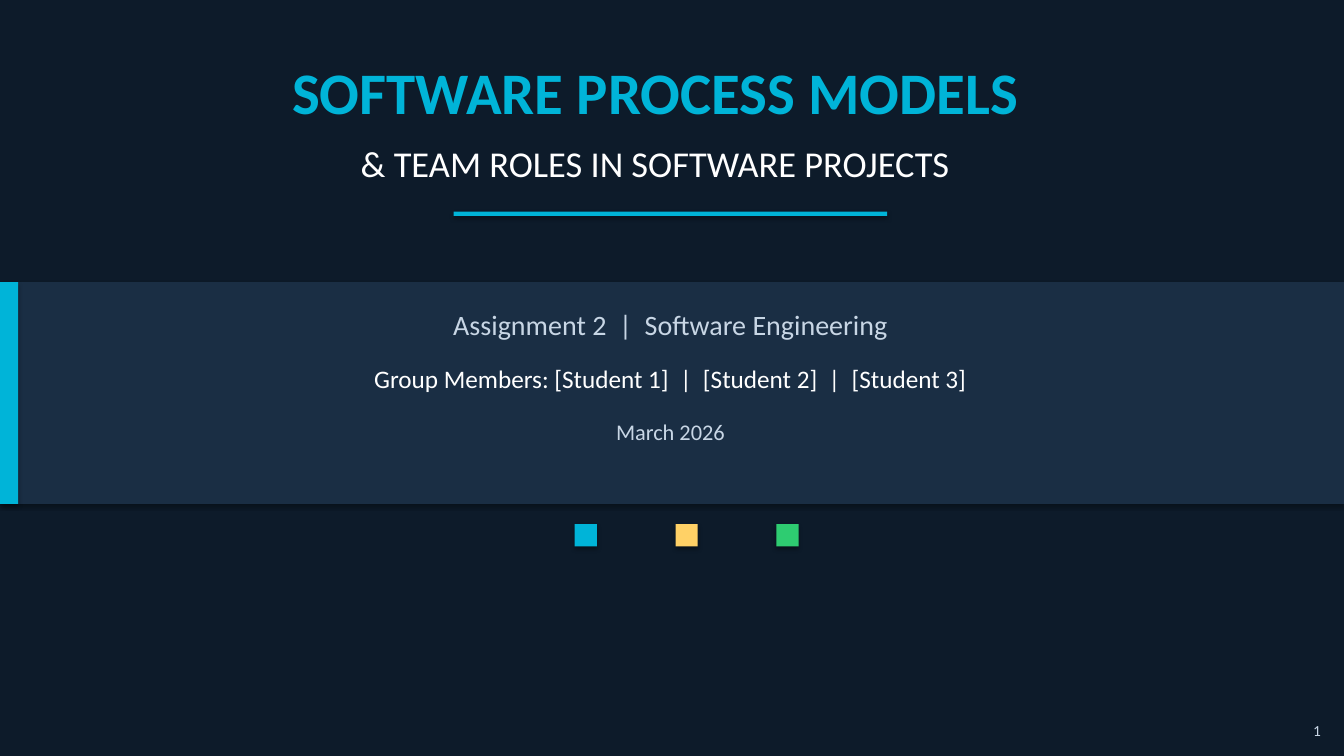
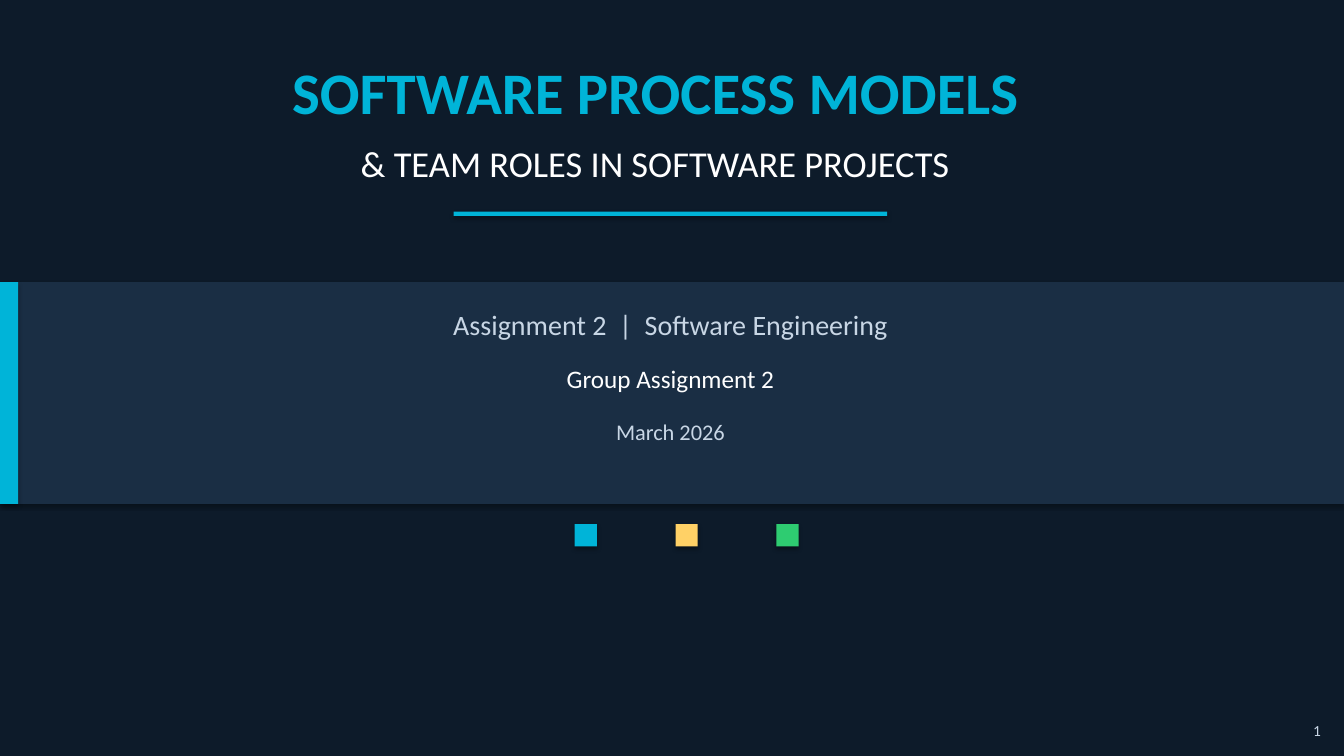
Before and after one commit to Shahzod1602/ser_assigments2, a slide deck: slide 1 of Assignment2_Presentation.pptx. Drawn at 1344x756 pixels with LibreOffice and Linux fonts; fonts in the diff are those of the drawing. Boxes give left, top, right and bottom in pixels: in the first picture for what was removed or moved away, otherwise in the second. Text is boxed around its words. In the diff, an @@ line names an element or a change of style, - is before the commit and + after.

```diff
--- a/Assignment2_Presentation.pptx
+++ b/Assignment2_Presentation.pptx
@@ text at <box>567,370,774,393</box>: text changed @@
-Group Members: [Student 1] | [Student 2] | [Student 3]
+Group Assignment 2
```
Also in this commit, not shown: 1 other slide changed.
